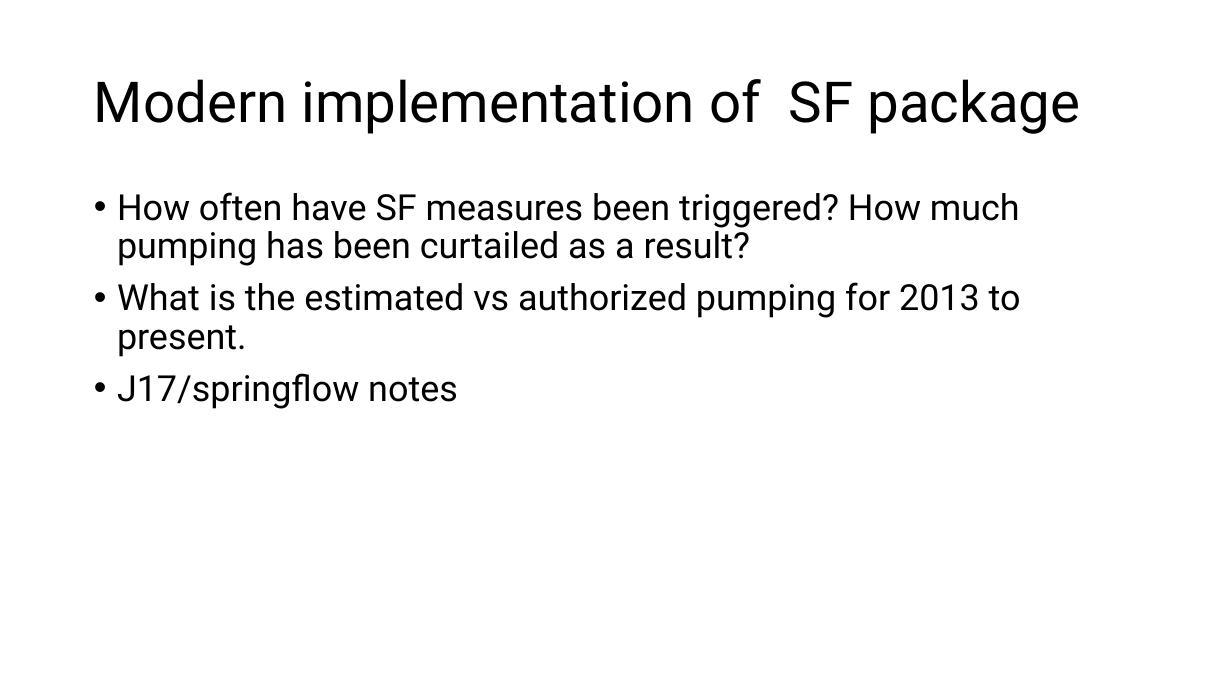
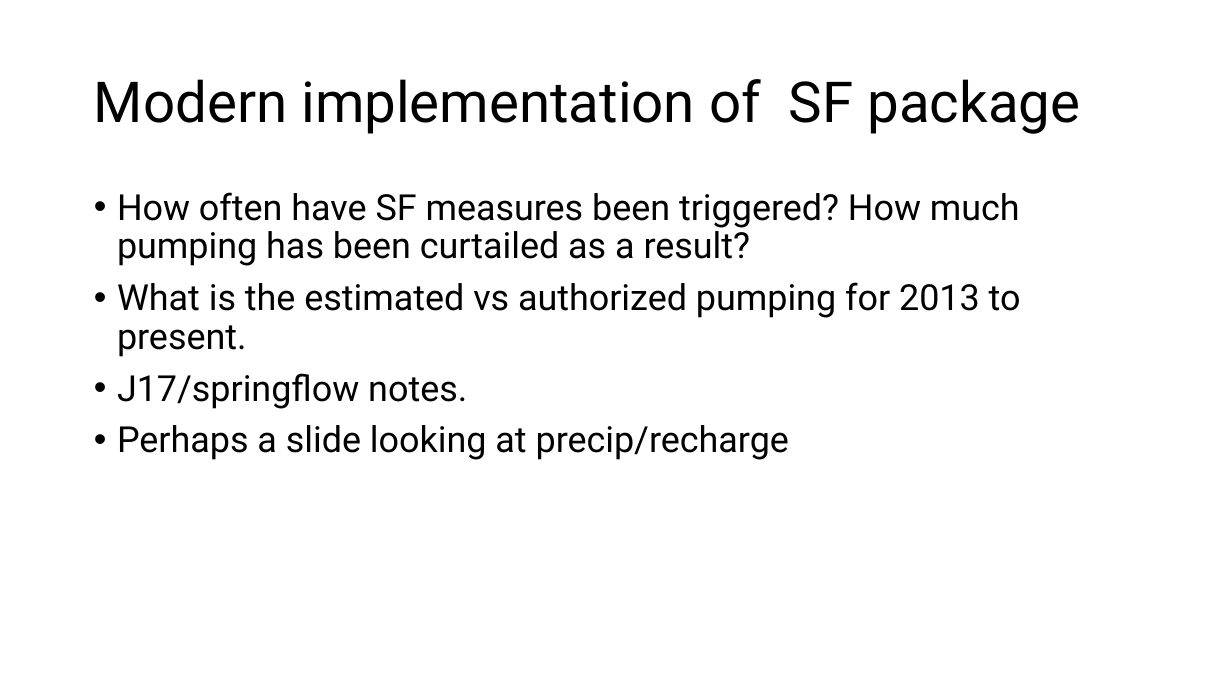
Before and after one commit to cfurl/EAHCP-Fall-2026-Sci-Comm, a slide deck: slide 14 of springflow_protection.pptx. Drawn at 1232x693 pixels with LibreOffice and Linux fonts; fonts in the diff are those of the drawing. Boxes give left, top, right and bottom in pixels: in the first picture for what was removed or moved away, otherwise in the second. Text is boxed around its words. In the diff, an @@ line names an element or a change of style, - is before the commit and + after.

```diff
--- a/springflow_protection.pptx
+++ b/springflow_protection.pptx
@@ text at (x1=117, y1=373, x2=789, y2=460): text changed @@
-• J17/springflow notes
+• J17/springflow notes.
+• Perhaps a slide looking at precip/recharge
```
Also in this commit, not shown: 1 other file.
